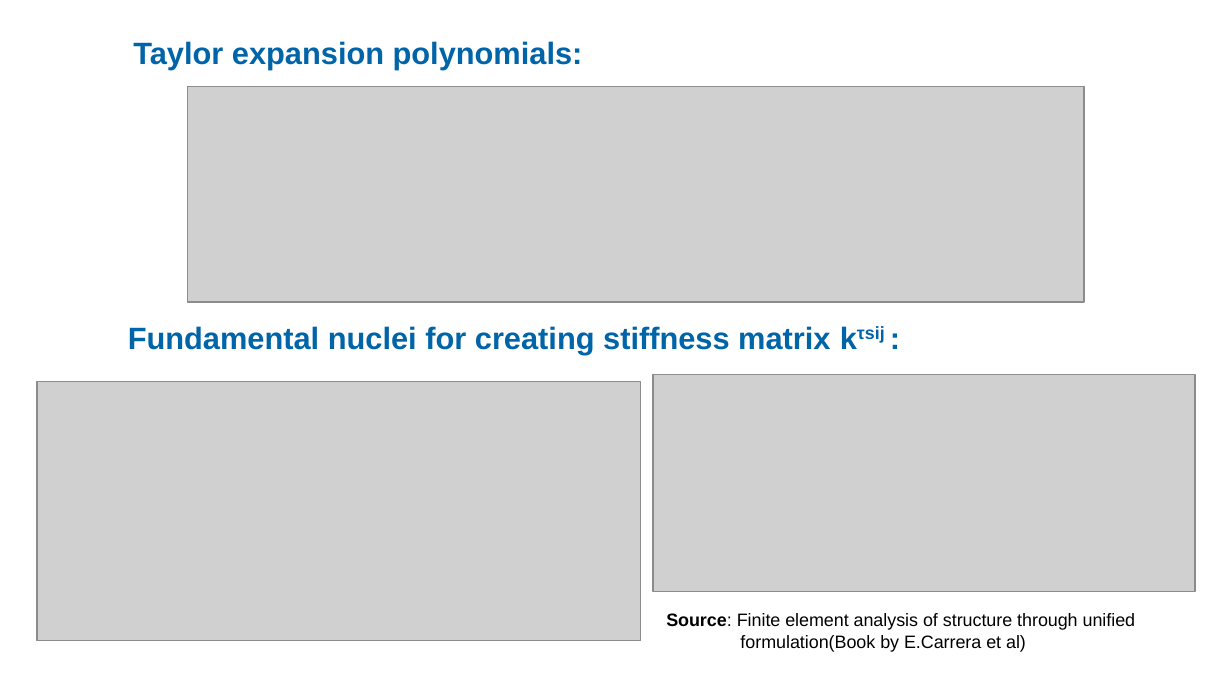
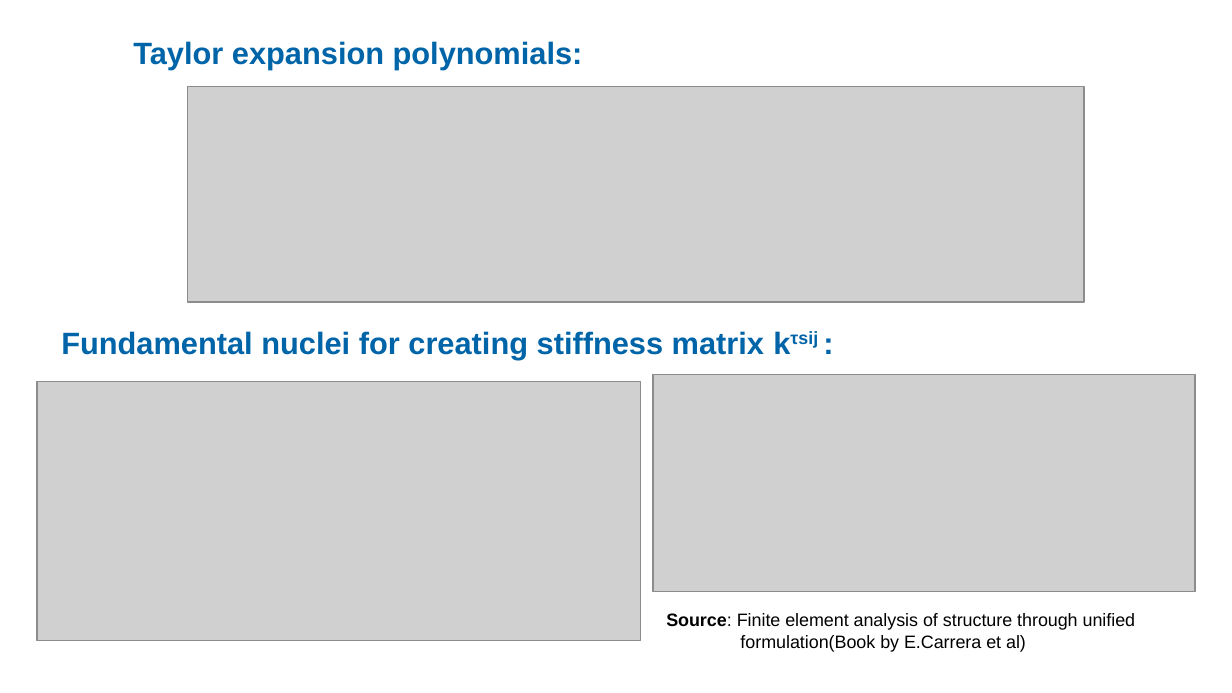
Before and after one commit to ARUN-PRAKASH-95/PPP-presentations, a slide deck: slide 5 of 63876_ARUN PRAKASH GANAPATHY_WS1920.odp. Drawn at 1232x693 pixels with LibreOffice and Linux fonts; fonts in the diff are those of the drawing; grey boxes stand for pictures; background and template pictures are left out. Boxes give left, top, right and bottom in pixels: in the first picture for what was removed or moved away, otherwise in the second. Text is boxed around its words. In the diff, an @@ line names an element or a change of style, - is before the commit and + after.

```diff
--- a/63876_ARUN PRAKASH GANAPATHY_WS1920.odp
+++ b/63876_ARUN PRAKASH GANAPATHY_WS1920.odp
@@ text "Fundamental nuclei for creating stiffness ...": place and size @@
-text "Fundamental nuclei for creating stiffness ..." at [128, 326, 830, 355]
+text "Fundamental nuclei for creating stiffness ..." at [61, 331, 764, 360]
```
Also in this commit, not shown: 1 other slide changed, 1 other file.
